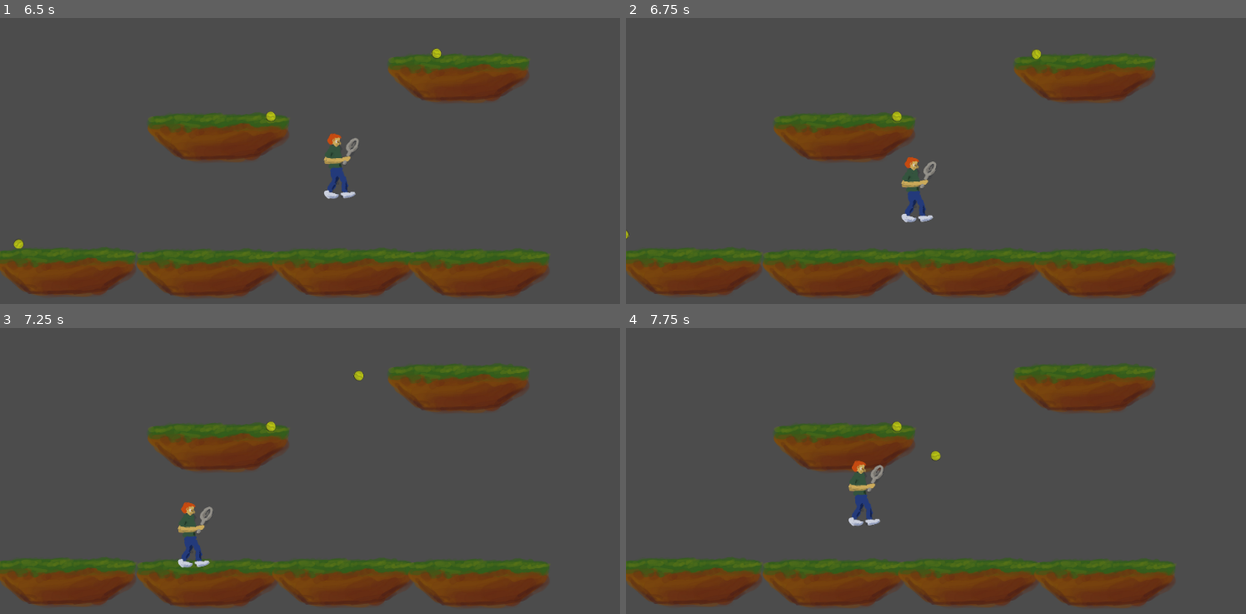
Above: before the commit, frames 1-4 (two rows, left to right).
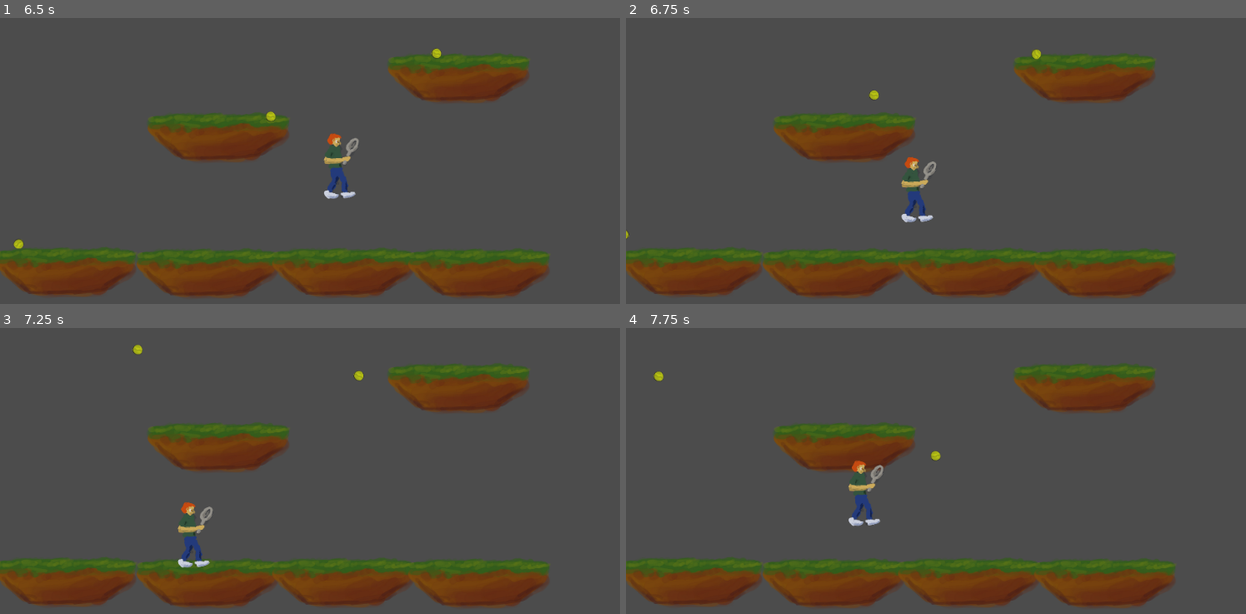
Above: after the commit, the same moments.

Repository: exoticorn/ld41
Game: Godot game, scene res://test_level.tscn
Same seed, same stepped clock (60 frames per second), same inputs: the game is played once before the commit and once after it.
Inputs:
- Up to frame 1 (6.5 s): tap Enter at 0.5 s; hold Right (game_right) 0.53-2.03 s; tap Ctrl (game_swing) every 0.75 s from 0.6 to 5.85 s; tap Space (game_jump) at 0.77, 1.52, 3.02, 3.77, 4.52, 6.02 s; hold Left (game_left) 2.03-2.78 s; hold Right (game_right) 2.78-4.28 s; hold Left (game_left) 4.28-5.03 s; hold Right (game_right) 5.03-5.78 s; hold Left (game_left) from 5.78 s (still down)
- Up to frame 2 (6.75 s): keep holding Left (game_left); tap Ctrl (game_swing) at 6.6 s
- Up to frame 3 (7.25 s): keep holding Left (game_left); tap Space (game_jump) at 6.77 s
- Up to frame 4 (7.75 s): release Left (game_left) at 7.28 s; hold Right (game_right) from 7.28 s (still down); tap Ctrl (game_swing) at 7.35 s; tap Space (game_jump) at 7.52 s

Frame 1 is identical in both runs. In frame 2, less than 0.1% of the frame differs, in the area x 39-45%, y 25-37%; in frame 3, less than 0.1%, in the area x 21-45%, y 5-37%; in frame 4, less than 0.1%.

Commit message:
player can hit the ball

Diff:
--- a/ball.gd
+++ b/ball.gd
@@ -1,6 +1,9 @@
 extends RigidBody2D
 
 var lifetime = 0
+const MAX_HIT_DISTANCE = 200
+const HIT_SPEED_MIN = 1000
+const HIT_SPEED_MAX = 2000
 
 func _ready():
 	pass
@@ -9,3 +12,9 @@
 	lifetime += delta
 	if lifetime > 8:
 		queue_free()
+
+func player_swing(pos):
+	var delta = position - pos
+	var strength = 1 - delta.length() / MAX_HIT_DISTANCE
+	if strength > 0:
+		linear_velocity = delta.normalized() * (HIT_SPEED_MIN + strength * (HIT_SPEED_MAX - HIT_SPEED_MIN))
--- a/ball.tscn
+++ b/ball.tscn
@@ -8,7 +8,7 @@
 custom_solver_bias = 0.0
 radius = 15.0
 
-[node name="Ball" type="RigidBody2D" index="0" groups=[
+[node name="Ball" type="RigidBody2D" groups=[
 "balls",
 ]]
 
--- a/player.gd
+++ b/player.gd
@@ -16,6 +16,10 @@
 
 func _ready():
 	pass
+
+func _process(delta):
+	if Input.is_action_just_pressed('game_swing'):
+		get_tree().call_group('balls', 'player_swing', position + Vector2(0, -30))
 
 func _physics_process(delta):
 	movement.y = min(MAX_FALL_SPEED, movement.y + GRAVITY * delta)
--- a/player.tscn
+++ b/player.tscn
@@ -9,7 +9,7 @@
 radius = 40.0
 height = 100.0
 
-[node name="Player" type="KinematicBody2D"]
+[node name="Player" type="KinematicBody2D" index="0"]
 
 input_pickable = false
 collision_layer = 1
--- a/test_level.tscn
+++ b/test_level.tscn
@@ -5,7 +5,7 @@
 [ext_resource path="res://ball.tscn" type="PackedScene" id=3]
 [ext_resource path="res://cannon.tscn" type="PackedScene" id=4]
 
-[node name="Node" type="Node"]
+[node name="Node" type="Node" index="0"]
 
 [node name="StaticBody2D" parent="." index="0" instance=ExtResource( 1 )]
 
